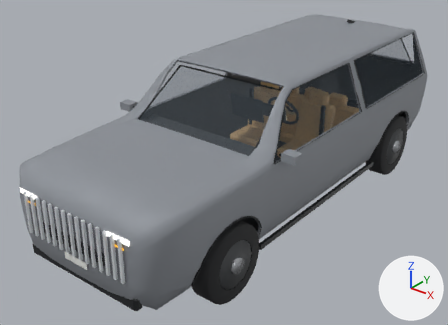
The glTF model public/models/cars/fleet-v800.glb, before and after one commit.
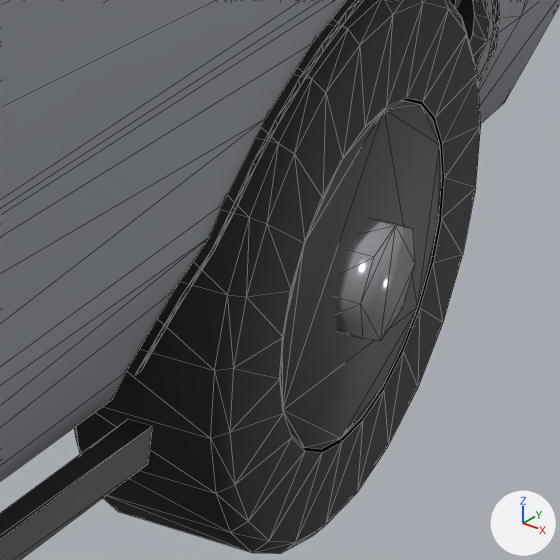
The first picture shows the older version from a 50 mm camera at (3.9, -5.53, 3.78) aimed at (-0.21, -0.39, 0.6). The close-ups show the older and then the newer version on the part from 80% to 93% of the width and 36% to 54% of the height of that picture. Only the edits that show in the close-ups are written down. Every picture has the same lights, and +X, +Y and +Z are marked at lower right. The close-ups show mesh edges as thin lines. Where no turn or scale is listed for an object, it has been applied to the vertices. Vertices at exactly the same position are counted once.

The first close-up shows 'Body', 'Surface_CarRoot_BlackTrim', 'Surface_CarRoot_Cladding', 'Surface_WheelRearL_Tyre', 'WheelRearL_Hub', 'WheelRearL_Rim'.
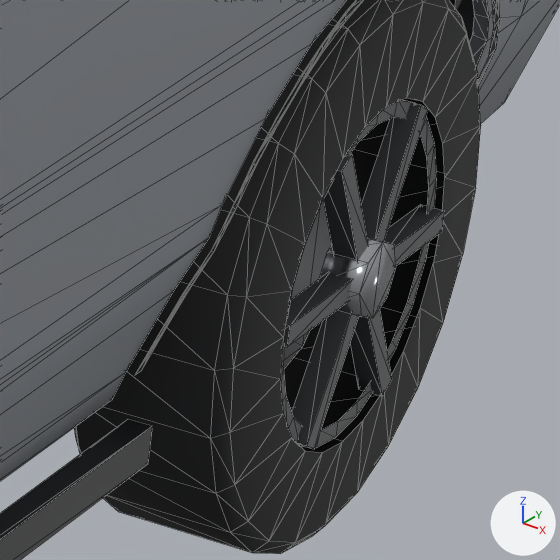
Where the change shows, as pixel boxes [x1, y1, x2, y2] in the close-ups (560 x 560 px):
'WheelRearL_Rim', deleted
    before: [280, 100, 442, 449]
'Surface_WheelRearL_Rim', added
    after: [280, 100, 444, 449]
'WheelRearL_Hub', moved, rescaled
    before: [335, 218, 415, 341]
    after: [320, 238, 396, 318]
'WheelRearL_BrakeDisc', added
    after: [283, 199, 332, 370]

What changed in the scene script:
```text
Add mat_brakedisc:
    mat_brakedisc = principled_material('BrakeDisc')
    mat_brakedisc.base_color = (0.42, 0.43, 0.45)  # grey #adafb3
    mat_brakedisc.metallic = 1.0
    mat_brakedisc.roughness = 0.35
Change me_cylinder_017:
    used by ob_wheelrearl_hub; location = (0.99, 1.715, 0.402)
    remove me_cylinder_017.from_pydata(...)  # 16 vertices, 28 faces; spans x -0.038..0.038, y -0.086..0.086, z -0.086..0.086
    add me_cylinder_017.from_pydata(...)  # 16 vertices, 28 faces; spans x -0.03..0.03, y -0.056..0.056, z -0.056..0.056
    me_cylinder_017 part 1: the whole mesh is scaled about its middle by (0.8, 0.657, 0.657)
Add me_cylinder_016_1:
    me_cylinder_016_1.from_pydata(...)  # a 12-sided cylinder along x spanning x -0.01..0.01, y -0.201..0.201, z -0.201..0.201
    me_cylinder_016_1.materials.append(mat_brakedisc)  # grey #adafb3
Add me_wheelrearl_rimlipmesh:
    me_wheelrearl_rimlipmesh.from_pydata(...)  # 96 vertices, 120 faces; spans x 0.095..0.13, y -0.245..0.245, z -0.245..0.245
    me_wheelrearl_rimlipmesh.materials.append(mat_rim)  # dark grey #4d5052
Change ob_wheelrearl_hub:
    ob_wheelrearl_hub.location: (0.99, 1.715, 0.402) -> (0.983, 1.715, 0.402)
Remove ob_wheelrearl_rim:
    ob_wheelrearl_rim = bpy.data.objects.new('WheelRearL_Rim', me_cylinder_016)
    ob_wheelrearl_rim.location = (0.963, 1.715, 0.402)
Add ob_wheelrearl_brakedisc:
    ob_wheelrearl_brakedisc = bpy.data.objects.new('WheelRearL_BrakeDisc', me_cylinder_016_1)
    ob_wheelrearl_brakedisc.location = (0.868, 1.715, 0.402)
Add ob_surface_wheelrearl_rim:
    ob_surface_wheelrearl_rim = bpy.data.objects.new('Surface_WheelRearL_Rim', me_wheelrearl_rimlipmesh)
    ob_surface_wheelrearl_rim.location = (0.868, 1.715, 0.402)
```
